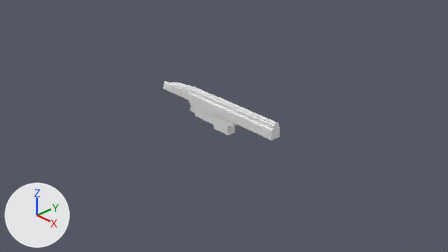
One commit to the Blender file 03-Assignment/Assignment03_CarlosPoveda_123802.blend: the scene before it, then after it.
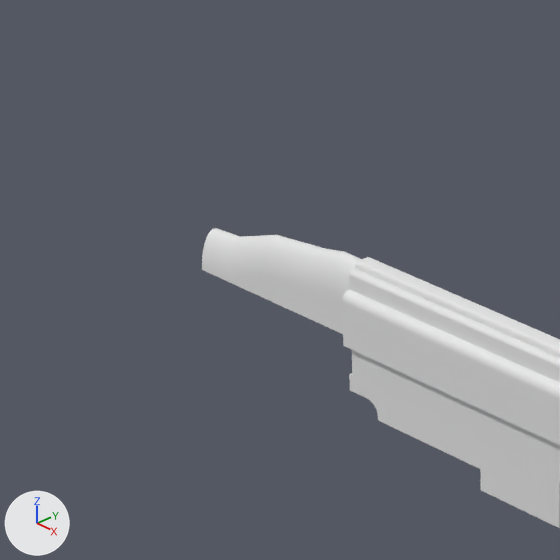
Old and new are each drawn from the file's camera 'Camera' and again close up on the part from 28% to 51% of the width and 16% to 56% of the height. The lights are fixed; the arrows at lower left show +X, +Y and +Z.
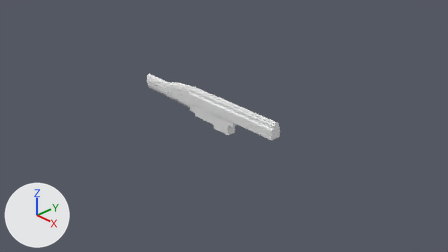
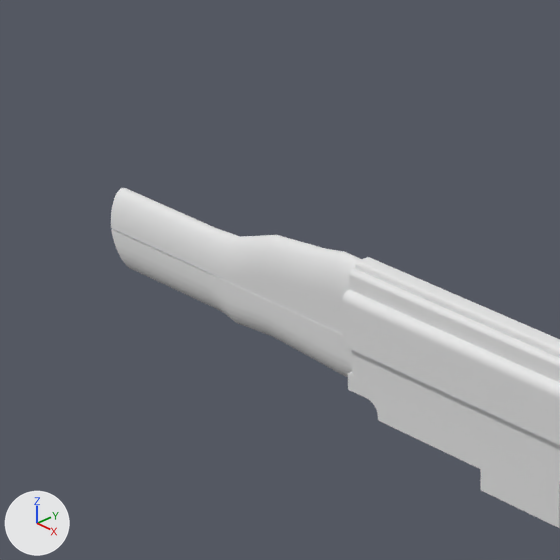
Commit message: Changes in 3rd assignment

Where the change shows, as pixel boxes [x1, y1, x2, y2] in the close-ups (560 x 560 px):
'Cube.002', reshaped (57% wider, 37% taller): before [202, 228, 361, 334]; after [111, 188, 361, 334]
'Cube.003', added: after [111, 229, 352, 377]
part 1 of me_cube_004, built on: after [111, 188, 215, 270]

Diff of the bpy script that builds the scene:
```diff
--- a/03-Assignment/Assignment03_CarlosPoveda_123802.blend.py
+++ b/03-Assignment/Assignment03_CarlosPoveda_123802.blend.py
@@ me_cube_004 @@
 # used by ob_cube_002; location = (-1.254, -0.025, 0.296); scale = (0.411, 0.0607, 0.123)
-me_cube_004.from_pydata(...)  # 180 vertices, 152 faces; spans x -1.0..1.0, y -1.0..1.0, z -1.0..1.18
+me_cube_004.from_pydata(...)  # 210 vertices, 182 faces; spans x -2.31..1.0, y -1.0..1.0, z -1.0..1.18
+# me_cube_004 part 1
+# 1 face is deleted
+# 30 new vertices lie (-1.31, 0.0, 0.0) away from vertices in x -1.0, y -1.0..1.0, z -1.0..0.15
+# 31 new faces join them
@@ me_cube_002 @@
+me_cube_002.from_pydata(...)  # 120 vertices, 102 faces; spans x -2.3..1.0, y -1.0..1.0, z -0.84..1.0
@@ ob_cube_003 @@
+ob_cube_003 = bpy.data.objects.new('Cube.003', me_cube_002)
+ob_cube_003.location = (-1.255, -0.026, 0.069)
+ob_cube_003.scale = (0.411, -0.0604, 0.104)
```
